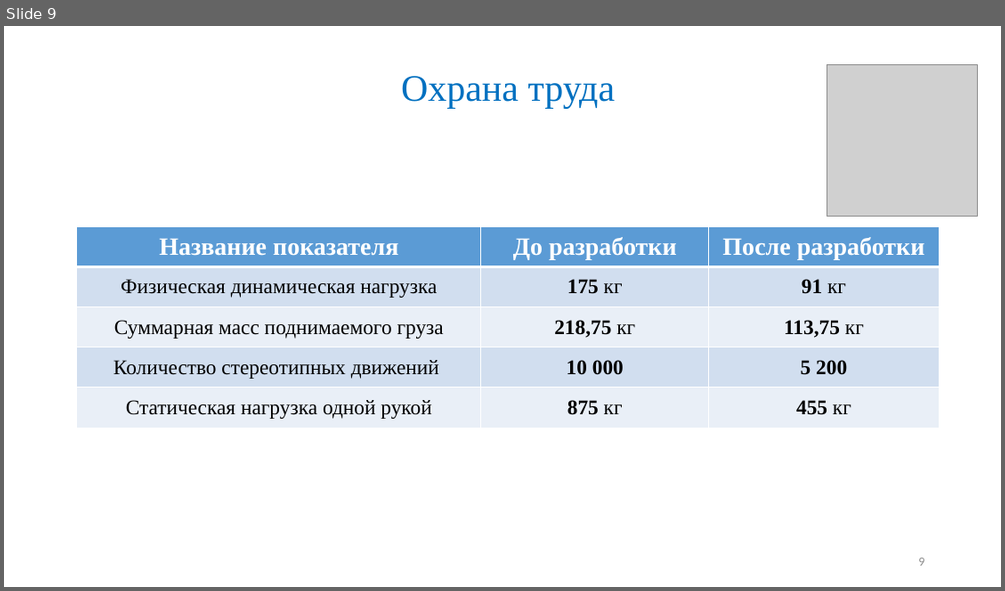
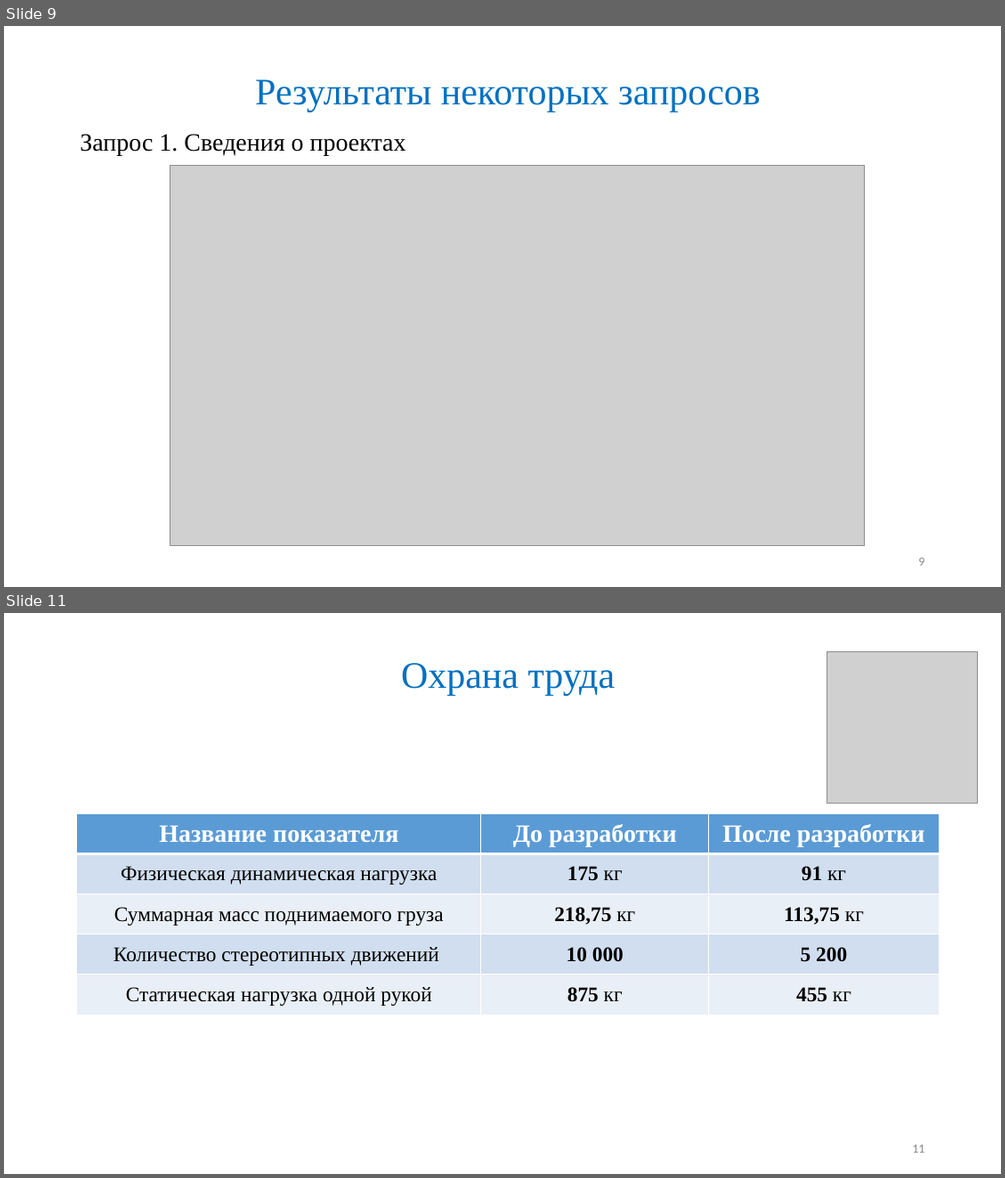
Before and after one commit to Maglus/-2017, a slide deck: Презентация ВКР2017.pptx. Shown one above the other, each under a label of ours: slide 9 before the commit, slides 9 and 11 after it; the slides between them are not shown. The pictures are 1005x591 and 1005x1178 pixels, drawn with LibreOffice and Linux fonts; fonts in the diff are those of the drawing; grey boxes stand for pictures. Boxes give left, top, right and bottom in pixels: in the first picture for what was removed or moved away, otherwise in the second. Text is boxed around its words. In the diff, an @@ line names an element or a change of style, - is before the commit and + after.

```diff
--- a/Презентация ВКР2017.pptx
+++ b/Презентация ВКР2017.pptx
@@ slide 9 added at (4, 26, 1001, 587), background #FFFFFF @@
@@ title added at (255, 79, 760, 111), 36 pt, text #0070C0 @@
+Результаты некоторых запросов
@@ text added at (80, 134, 406, 156), 24 pt, text #000000 @@
+Запрос 1. Сведения о проектах
@@ picture added at (170, 165, 865, 546) @@
@@ page number added at (918, 557, 924, 565), 12 pt, text #8C8C8C @@
+9
@@ what was slide 9 is now slide 11 @@
@@ page number at (912, 1144, 924, 1152): text changed @@
-9
+11
```
Also in this commit, not shown: 1 slide changed, 1 other slide added.
